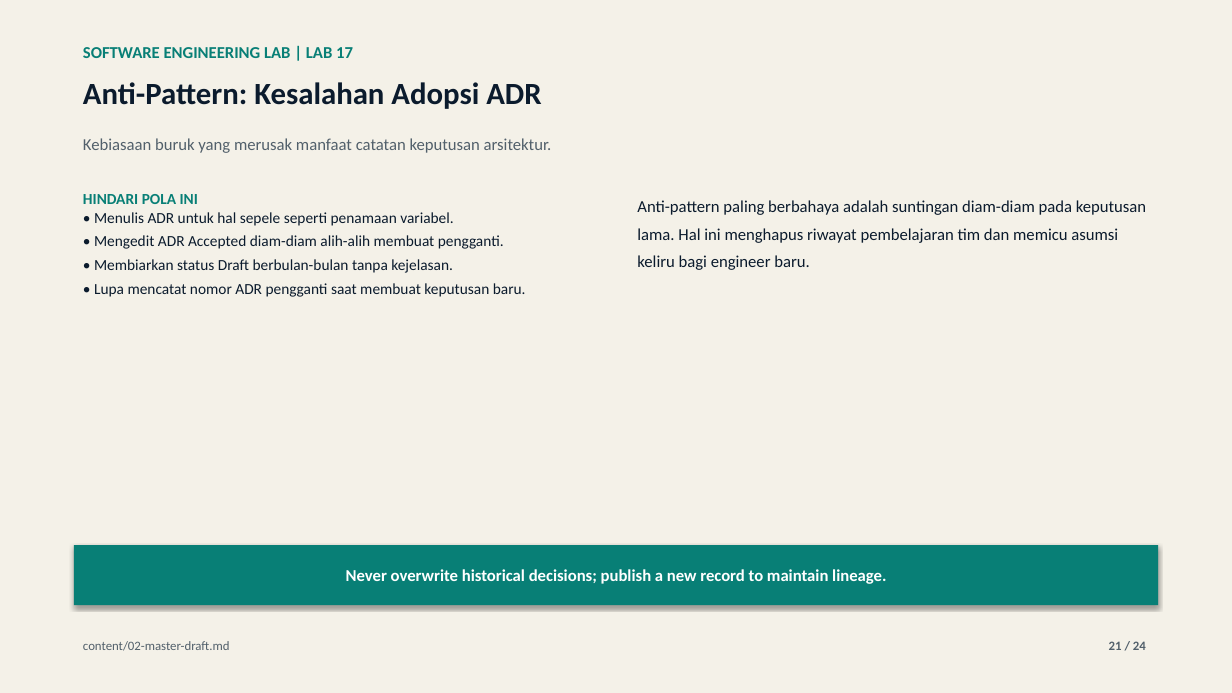
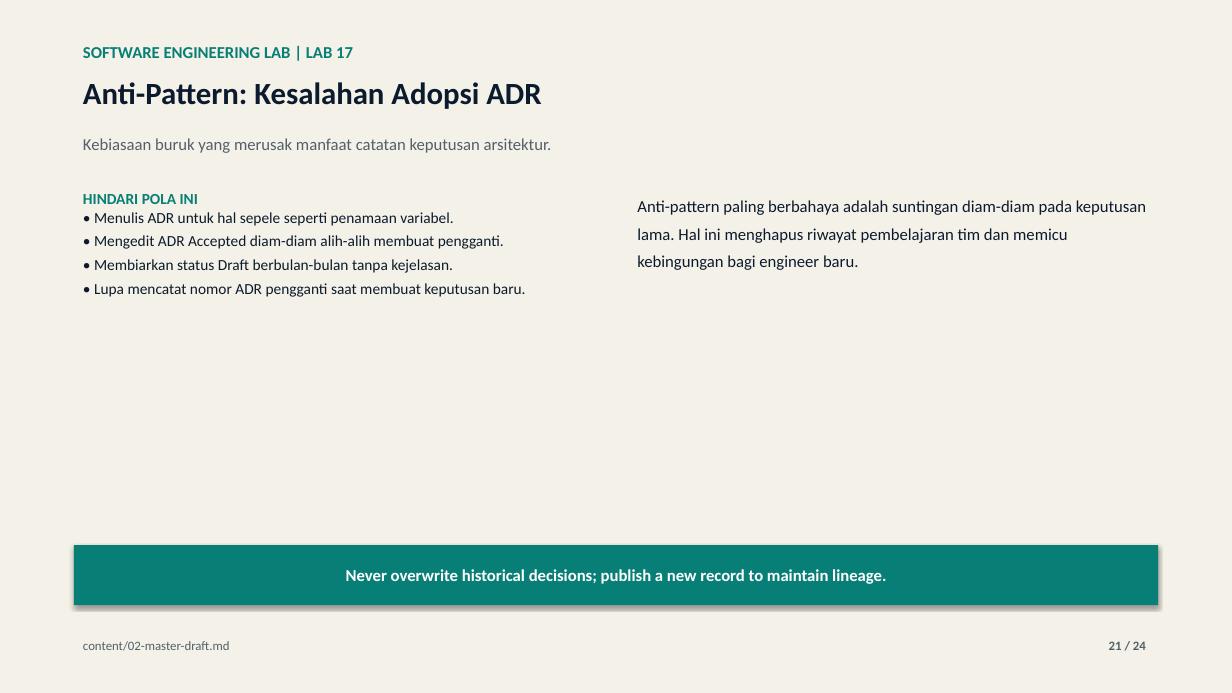
Before and after one commit to lukman-ss/software-engineering-lab, a slide deck: slide 21 of labs/17-architecture-decision-record/result/linkedin/lab-17-architecture-decision-record-carousel.pptx. Drawn at 1232x693 pixels with LibreOffice and Linux fonts; fonts in the diff are those of the drawing. Boxes give left, top, right and bottom in pixels: in the first picture for what was removed or moved away, otherwise in the second. Text is boxed around its words. In the diff, an @@ line names an element or a change of style, - is before the commit and + after.

```diff
--- a/labs/17-architecture-decision-record/result/linkedin/lab-17-architecture-decision-record-carousel.pptx
+++ b/labs/17-architecture-decision-record/result/linkedin/lab-17-architecture-decision-record-carousel.pptx
@@ text at [637,200,1146,270]: text changed @@
-Anti-pattern paling berbahaya adalah suntingan diam-diam pada keputusan lama. Hal ini menghapus riwayat pembelajaran tim dan memicu asumsi keliru bagi engineer baru.
+Anti-pattern paling berbahaya adalah suntingan diam-diam pada keputusan lama. Hal ini menghapus riwayat pembelajaran tim dan memicu kebingungan bagi engineer baru.
```
Also in this commit, not shown: 16 other slides changed, 4 other files.
